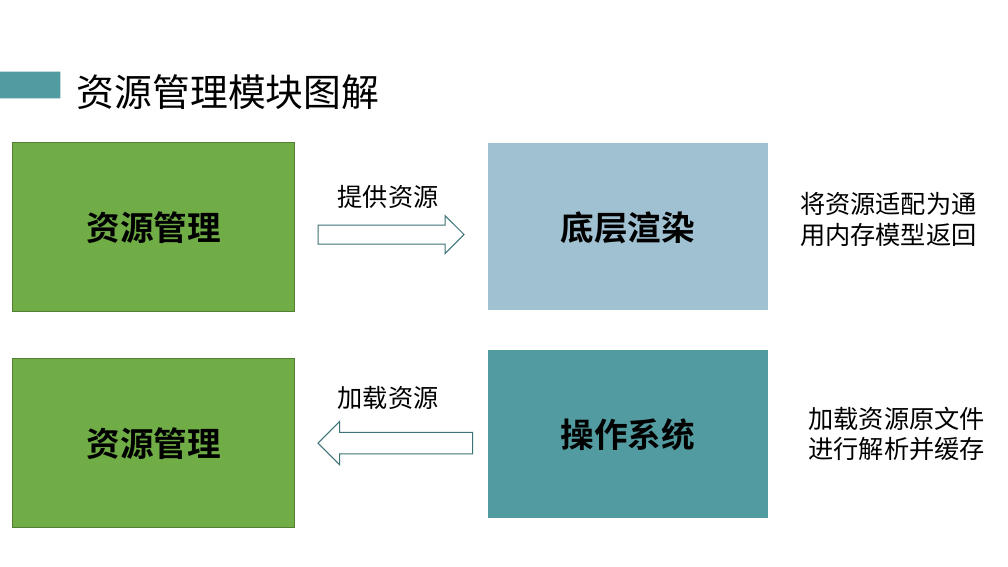
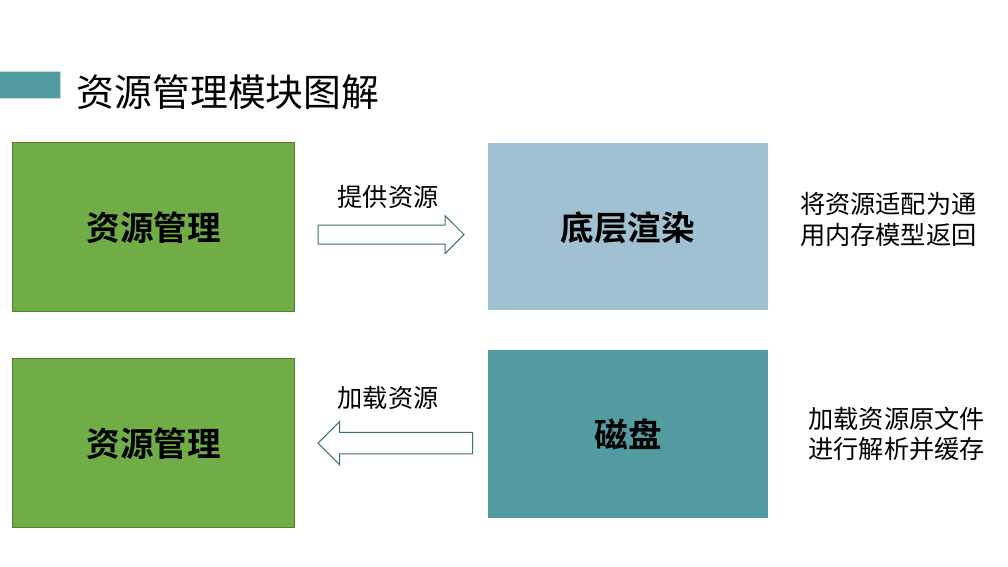
Before and after one commit to atom-chen/Main, a slide deck: slide 26 of OpenGL/答辩PPT.pptx. Drawn at 1008x567 pixels with LibreOffice and Linux fonts; fonts in the diff are those of the drawing. Boxes give left, top, right and bottom in pixels: in the first picture for what was removed or moved away, otherwise in the second. Text is boxed around its words. In the diff, an @@ line names an element or a change of style, - is before the commit and + after.

```diff
--- a/OpenGL/答辩PPT.pptx
+++ b/OpenGL/答辩PPT.pptx
@@ text in rectangle at <box>594,418,661,450</box>: text changed @@
-操作系统
+磁盘
```
Also in this commit, not shown: 13 other slides changed, 2 other files.
